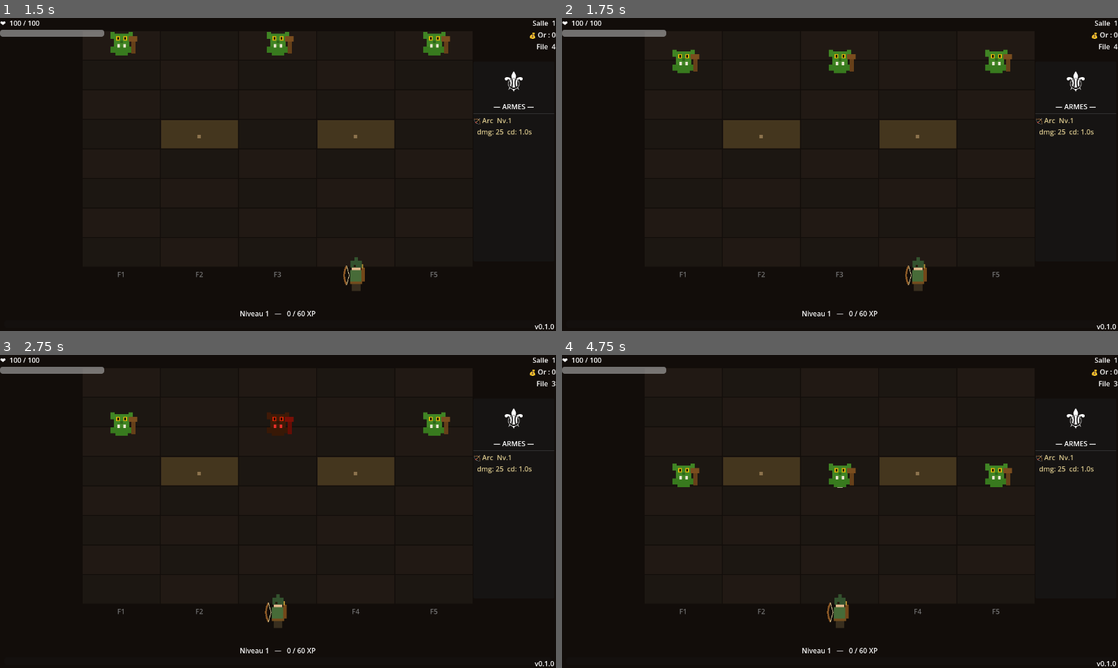
Above: before the commit, frames 1-4 (two rows, left to right).
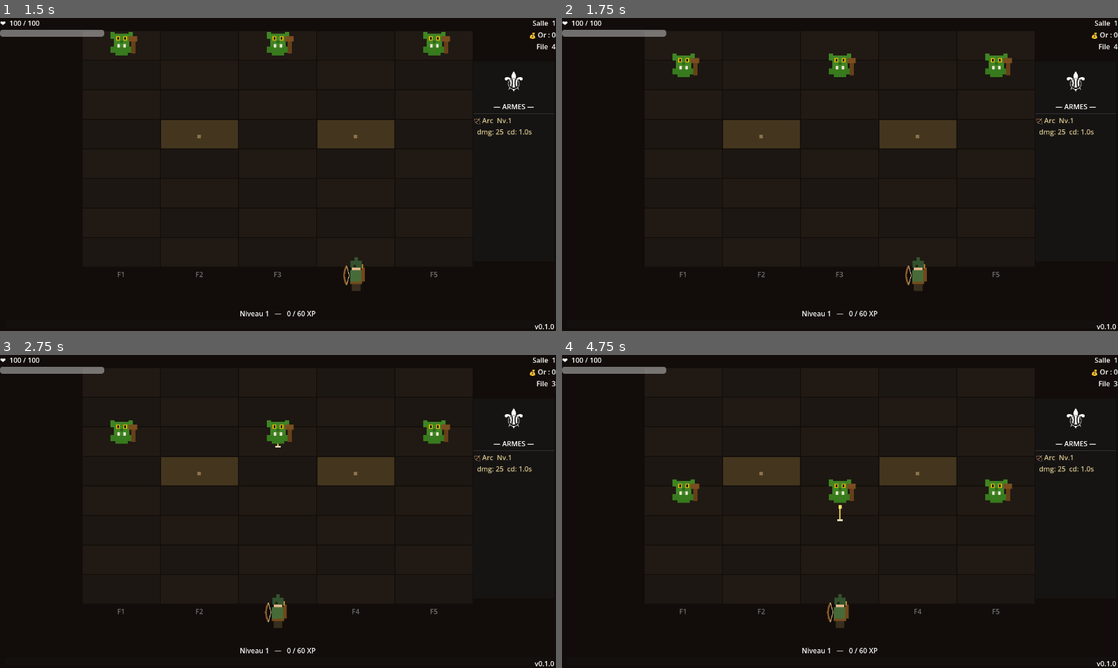
Above: after the commit, the same moments.

Repository: aerthur/game-the-door-beneath
Game: Godot game, scene res://scenes/title_screen.tscn
Same seed, same stepped clock (60 frames per second), same inputs: the game is played once before the commit and once after it.
Inputs:
- Up to frame 1 (1.5 s): click "⚔ Nouvelle partie" at 0.5 s; tap Enter at 1.25 s; hold Right (lane_right) from 1.28 s (still down); hold Space (next_room) from 1.28 s (still down)
- Up to frame 2 (1.75 s): keep holding Right (lane_right); keep holding Space (next_room)
- Up to frame 3 (2.75 s): release Right (lane_right) at 2.03 s; release Space (next_room) at 2.03 s; hold Left (lane_left) from 2.03 s (still down); tap Space (next_room) at 2.1 s
- Up to frame 4 (4.75 s): release Left (lane_left) at 2.78 s; hold Space (next_room) 2.78-3.53 s; hold Right (lane_right) 2.78-4.28 s; tap Space (next_room) at 3.6 s; tap Enter at 4.25 s; hold Left (lane_left) from 4.28 s (still down); hold Space (next_room) from 4.28 s (still down)

Frame 1 is identical in both runs. In frame 2, 0.7% of the frame differs, in the area x 19-81%, y 10-19%; in frame 3, 1.0%; in frame 4, 1.4%, in the area x 19-81%, y 34-54%.

Commit message:
feat(#68): refondre le système de tick vers simulation fixe à 12 tps
- Remplace tick_interval=0.5s + _tick_index%2 par 12 ticks/s fixes
- Chaque monstre porte move_period_ticks et move_countdown_ticks
  calculés automatiquement depuis move_speed (÷ TICKS_PER_SECOND)
- Boucle while dans _process pour rattraper les frames lentes
- tick_freeze() appelé chaque tick ; gel exprimé en ticks (24 = 2 s)
- Givre mis à jour : freeze(4 demi-ticks) → freeze(24 ticks)
- GameData.TICKS_PER_SECOND = 12 comme référence unique
- CLAUDE.md documenté avec conversions et règles d'extension

Co-Authored-By: Claude Sonnet 4.6 <noreply@anthropic.com>

Diff:
--- a/scripts/game.gd
+++ b/scripts/game.gd
@@ -22,8 +22,7 @@
 var active_gems : Array = []
 
 var tick_acc      : float = 0.0
-var tick_interval : float = 0.5   # demi-tick : rapides avancent chaque demi-tick, lents tous les 2
-var _tick_index   : int   = 0
+var tick_interval : float = 1.0 / 12.0  # simulation fixe à 12 ticks/s (GameData.TICKS_PER_SECOND)
 
 @onready var monsters_node  : Node2D      = $Monsters
 @onready var player_node    : Node2D      = $Player
@@ -145,8 +144,8 @@
 	if room_clear: return
 
 	tick_acc += delta
-	if tick_acc >= tick_interval:
-		tick_acc = 0.0
+	while tick_acc >= tick_interval:
+		tick_acc -= tick_interval
 		_do_tick()
 
 	for w in active_weapons:
@@ -158,17 +157,17 @@
 
 # ── Tick ─────────────────────────────────────────────────────────
 func _do_tick():
-	_tick_index += 1
 	for r in range(BoardGeometry.GRID_ROWS - 1, -1, -1):
 		for l in range(BoardGeometry.GRID_COLUMNS):
 			var m = board_state.get_cell_occupant(r, l)
 			if m == null: continue
-			# Monstres lents (move_speed=1) : seulement les demi-ticks pairs
-			if m.move_speed < 2 and _tick_index % 2 != 0: continue
 			m.tick_freeze()
 			if m.frozen_ticks > 0: continue
-
-			var new_row = r + 1  # toujours 1 case, peu importe move_speed
+			m.move_countdown_ticks -= 1
+			if m.move_countdown_ticks > 0: continue
+			m.move_countdown_ticks = m.move_period_ticks
+
+			var new_row = r + 1
 			if new_row >= BoardGeometry.GRID_ROWS:
 				var dmg   = m.damage
 				var mtype = m.monster_type
--- a/scripts/game_constants.gd
+++ b/scripts/game_constants.gd
@@ -1,4 +1,8 @@
 class_name GameData
+
+# Simulation fixe — 1 seconde de gameplay = 12 ticks logiques
+const TICKS_PER_SECOND : int = 12
+# Conversions de référence : 6 ticks = 0,5 s ; 12 ticks = 1 s ; 24 ticks = 2 s
 
 # ── Composition des salles ───────────────────────────────────────
 const ROOM_WAVES = {
@@ -152,6 +156,6 @@
 	"bombe":      {"name": "Bombe",      "base_dmg": 20, "cd": 2.5,  "desc": "Explose sur 3 files voisines",       "icon": "💣", "icon_path": ""},
 	"eclair":     {"name": "Eclair",     "base_dmg": 16, "cd": 1.5,  "desc": "Frappe tous les ennemis de la file", "icon": "⚡", "icon_path": ""},
 	"tourbillon": {"name": "Tourbillon", "base_dmg": 12, "cd": 2.0,  "desc": "1ère rangée de chaque file",         "icon": "🌀", "icon_path": ""},
-	"givre":      {"name": "Givre",      "base_dmg": 8,  "cd": 1.5,  "desc": "Ralentit l'ennemi 4 ticks",          "icon": "❄️", "icon_path": ""},
+	"givre":      {"name": "Givre",      "base_dmg": 8,  "cd": 1.5,  "desc": "Ralentit l'ennemi 2s + dégâts",      "icon": "❄️", "icon_path": ""},
 	"sismique":   {"name": "Sismique",   "base_dmg": 9,  "cd": 3.0,  "desc": "2 dernières rangées, toutes files",  "icon": "🪨", "icon_path": ""},
 }
--- a/scripts/game_weapons.gd
+++ b/scripts/game_weapons.gd
@@ -91,7 +91,7 @@
 			visuals.shoot_arrow(player_lane, r, 0.2, Color(0.4, 0.85, 1.0), 3.0)
 			await get_tree().create_timer(0.2).timeout
 			if is_instance_valid(m):
-				m.freeze(4)  # 4 demi-ticks = 2s effectifs (doublé pour compenser tick_interval=0.5)
+				m.freeze(24)  # 24 ticks = 2 s à 12 tps
 				deal_fn.call(m, r, player_lane, get_dmg(w))
 			return
 
--- a/scripts/monster.gd
+++ b/scripts/monster.gd
@@ -1,19 +1,21 @@
 extends Node2D
 class_name Monster
 
-var hp           : int = 0
-var hp_max       : int = 0
-var damage       : int = 0
-var move_speed   : int = 1
-var frozen_ticks : int = 0
-var xp_value     : int = 0
-var monster_type : String = ""
-var is_boss      : bool = false
-var grid_row     : int = 0
-var grid_lane    : int = 0
-var behavior     : String = "standard"
-var palette      : Dictionary = {}
-var tags         : Array = []
+var hp                   : int = 0
+var hp_max               : int = 0
+var damage               : int = 0
+var move_speed           : int = 1
+var move_period_ticks    : int = 12  # ticks entre chaque déplacement (12 = 1 case/s à 12 tps)
+var move_countdown_ticks : int = 12  # décompte avant le prochain déplacement
+var frozen_ticks         : int = 0   # ticks de gel restants (12 ticks = 1 s)
+var xp_value             : int = 0
+var monster_type         : String = ""
+var is_boss              : bool = false
+var grid_row             : int = 0
+var grid_lane            : int = 0
+var behavior             : String = "standard"
+var palette              : Dictionary = {}
+var tags                 : Array = []
 
 func take_damage(amount: int) -> void:
 	hp -= amount
@@ -44,6 +46,10 @@
 	is_boss      = def.get("is_boss", false)
 	behavior     = def.get("behavior", "standard")
 	tags         = def.get("tags", []).duplicate()
+	# Conversion move_speed → période en ticks (12 tps)
+	# move_speed 1 → 12 ticks/move (1 case/s) ; move_speed 2 → 6 ticks/move (2 cases/s)
+	move_period_ticks    = max(1, GameData.TICKS_PER_SECOND / max(1, move_speed))
+	move_countdown_ticks = move_period_ticks
 	if def.has("palette"):
 		palette = def["palette"].duplicate()
 		apply_palette(palette)
Not shown, changed: CLAUDE.md
